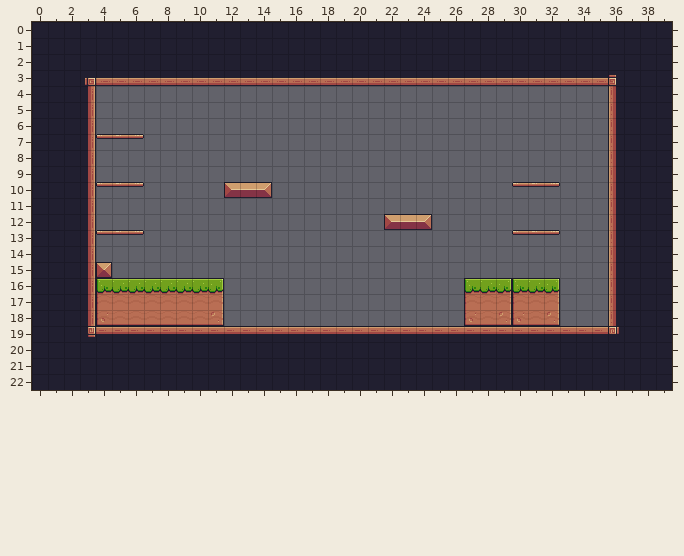
Level history. Tiled map: assets/tiles/Level_01.tmx. Above is the file before it was changed.
Cells are 16x16 px. Shown: x 0..39, y 0..22.
New version:
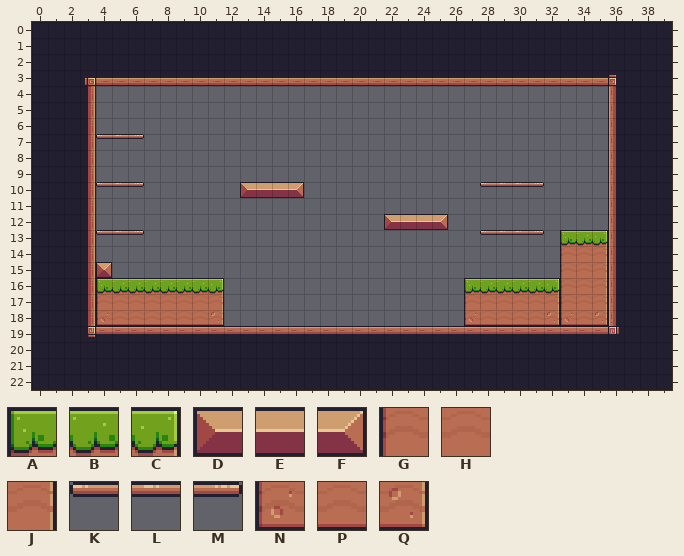
Key: from "Pixel": A 6, B 7, C 8, D 12, E 13, F 14, G 28, H 29, J 30, K 39, L 40, M 41, N 50, P 51, Q 52.
_ is an empty cell.
Diff:
Layer "Background":
Tile A is added in row 13 at x 33.
Tile B replaces tile A in row 16 at x 30.
Tile B replaces tile C in row 16 at x 29.
Tile B is added in row 13 at x 34.
Tile C is added in row 13 at x 35.
Tile D replaces tile E in row 10 at x 13.
Tile E replaces tile F in row 10 at x 14; in row 12 at x 24.
Tile E is added in row 10 at x 15.
Tile F is added in row 10 at x 16; in row 12 at x 25.
Tile G is added in rows 14 to 17 at x 33.
Tile H replaces tile G in row 17 at x 30.
Tile H replaces tile J in row 17 at x 29.
Tile H is added in rows 14 to 17 at x 34.
Tile J is added in rows 14 to 17 at x 35.
Tile K is added in row 10 at x 28; in row 13 at x 28.
Tile L replaces tile K in row 10 at x 30; in row 13 at x 30.
Tile L is added in row 10 at x 29; in row 13 at x 29.
Tile M replaces tile L in row 10 at x 31; in row 13 at x 31.
Tile N is added in row 18 at x 33.
Tile P replaces tile N in row 18 at x 30.
Tile P replaces tile Q in row 18 at x 29.
Tile P is added in row 18 at x 34.
Tile Q is added in row 18 at x 35.
Tile D is gone in row 10 at x 12.
Tile M is gone in row 10 at x 32; in row 13 at x 32.
